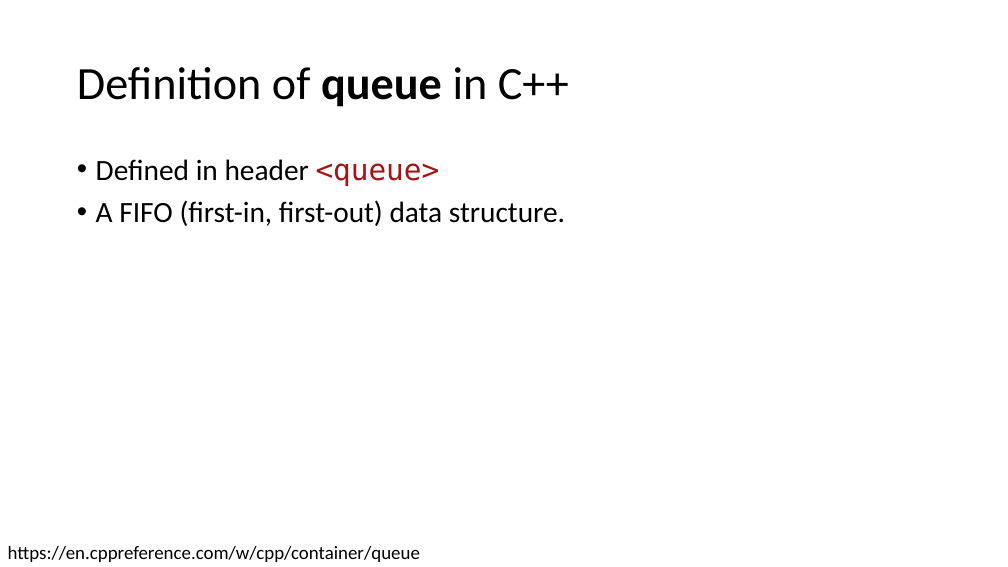
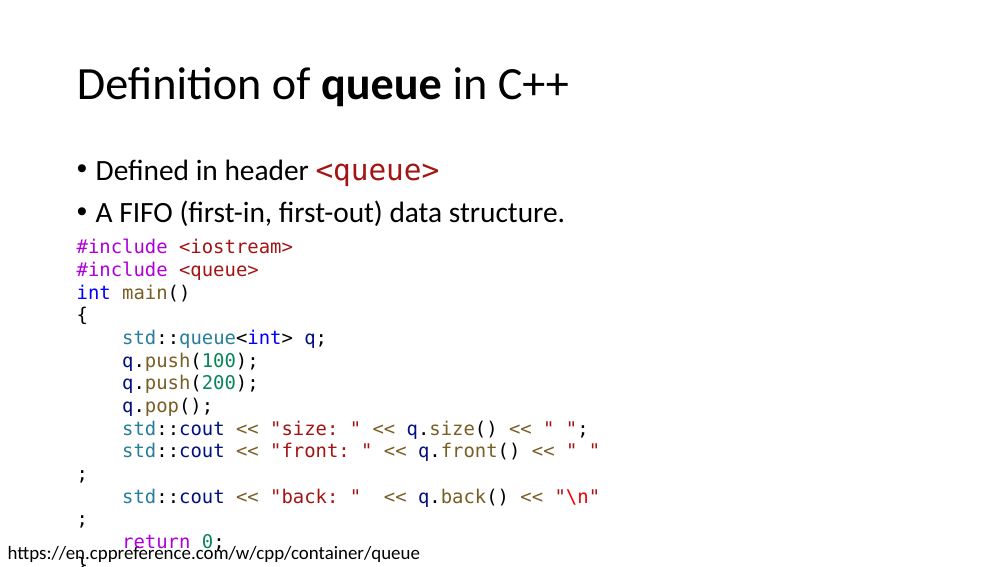
Before and after one commit to CNOCycle/cpp_tutorial, a slide deck: slide 11 of 13-data_structure/00-data_structure.pptx. Drawn at 1008x567 pixels with LibreOffice and Linux fonts; fonts in the diff are those of the drawing. Boxes give left, top, right and bottom in pixels: in the first picture for what was removed or moved away, otherwise in the second. Text is boxed around its words. In the diff, an @@ line names an element or a change of style, - is before the commit and + after.

```diff
--- a/13-data_structure/00-data_structure.pptx
+++ b/13-data_structure/00-data_structure.pptx
@@ text added at [77,238,601,507], 18 pt, text #795E26 @@
+#include <iostream>
+#include <queue>
+int main()
+{
+std::queue<int> q;
+q.push(100);
+q.push(200);
+q.pop();
+std::cout << "size: " << q.size() << " ";
+std::cout << "front: " << q.front() << " ";
+std::cout << "back: " << q.back() << "\n";
+return 0;
+}
```
Also in this commit, not shown: 2 other slides changed, 4 other files.
